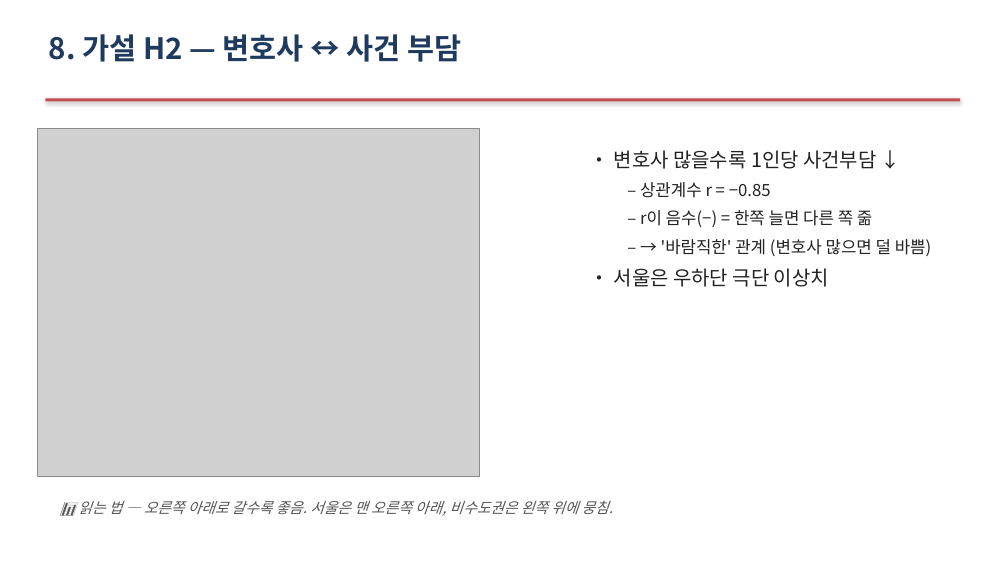
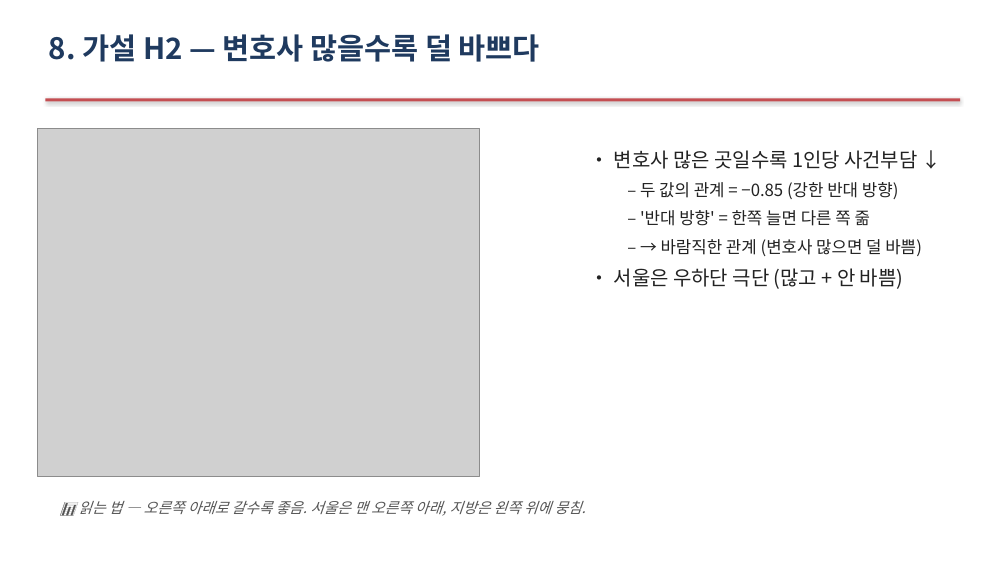
Before and after one commit to Allenkeem/llai-project, a slide deck: slide 13 of reports/발표자료.pptx. Drawn at 1008x567 pixels with LibreOffice and Linux fonts; fonts in the diff are those of the drawing; grey boxes stand for pictures. Boxes give left, top, right and bottom in pixels: in the first picture for what was removed or moved away, otherwise in the second. Text is boxed around its words. In the diff, an @@ line names an element or a change of style, - is before the commit and + after.

```diff
--- a/reports/발표자료.pptx
+++ b/reports/발표자료.pptx
@@ text at (49,34,540,62): text changed @@
-8. 가설 H2 — 변호사 ↔ 사건 부담
+8. 가설 H2 — 변호사 많을수록 덜 바쁘다
@@ text at (614,150,922,289): text changed @@
-• 변호사 많을수록 1인당 사건부담 ↓
-  – 상관계수 r = −0.85
-  – r이 음수(−) = 한쪽 늘면 다른 쪽 줆
-  – → '바람직한' 관계 (변호사 많으면 덜 바쁨)
-• 서울은 우하단 극단 이상치
+• 변호사 많은 곳일수록 1인당 사건부담 ↓
+  – 두 값의 관계 = −0.85 (강한 반대 방향)
+  – '반대 방향' = 한쪽 늘면 다른 쪽 줆
+  – → 바람직한 관계 (변호사 많으면 덜 바쁨)
+• 서울은 우하단 극단 (많고 + 안 바쁨)
@@ text at (78,501,586,516): text changed @@
-📊 읽는 법 — 오른쪽 아래로 갈수록 좋음. 서울은 맨 오른쪽 아래, 비수도권은 왼쪽 위에 뭉침.
+📊 읽는 법 — 오른쪽 아래로 갈수록 좋음. 서울은 맨 오른쪽 아래, 지방은 왼쪽 위에 뭉침.
```
Also in this commit, not shown: 18 other slides changed, 1 slide added, 1 slide removed.
